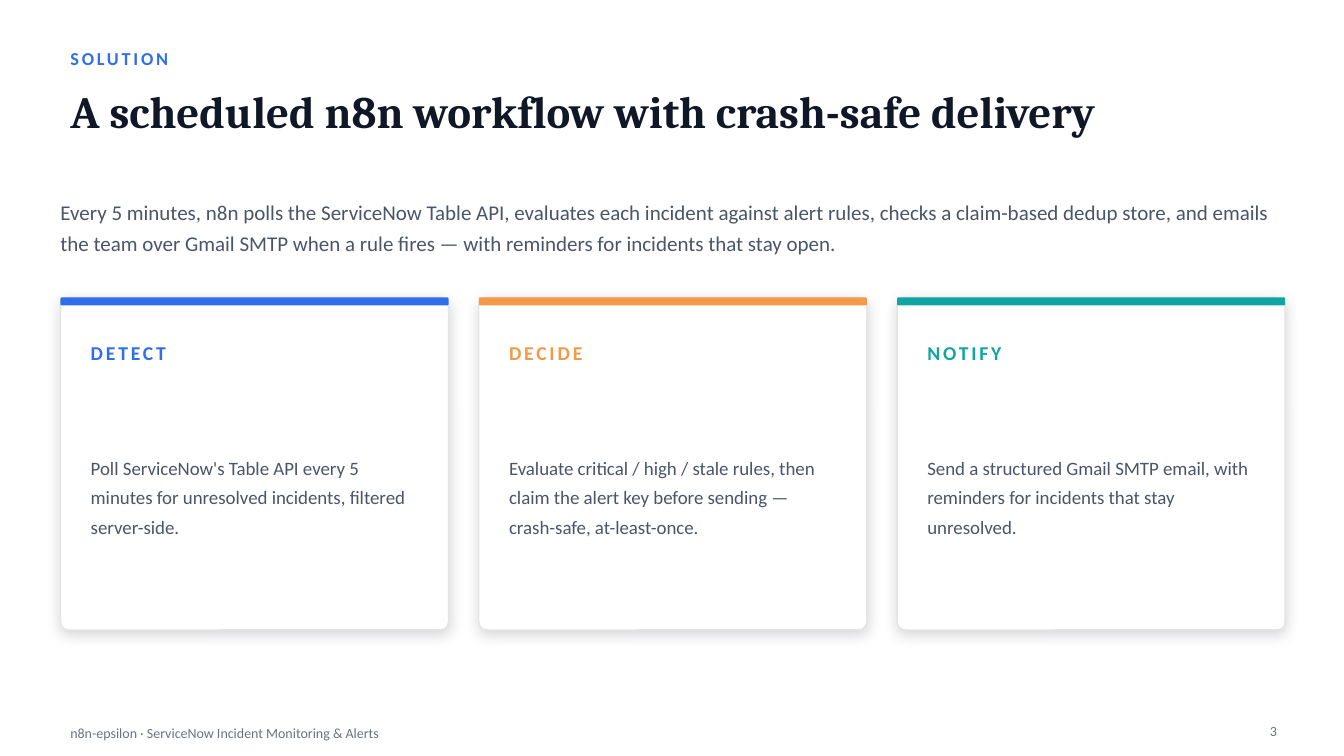
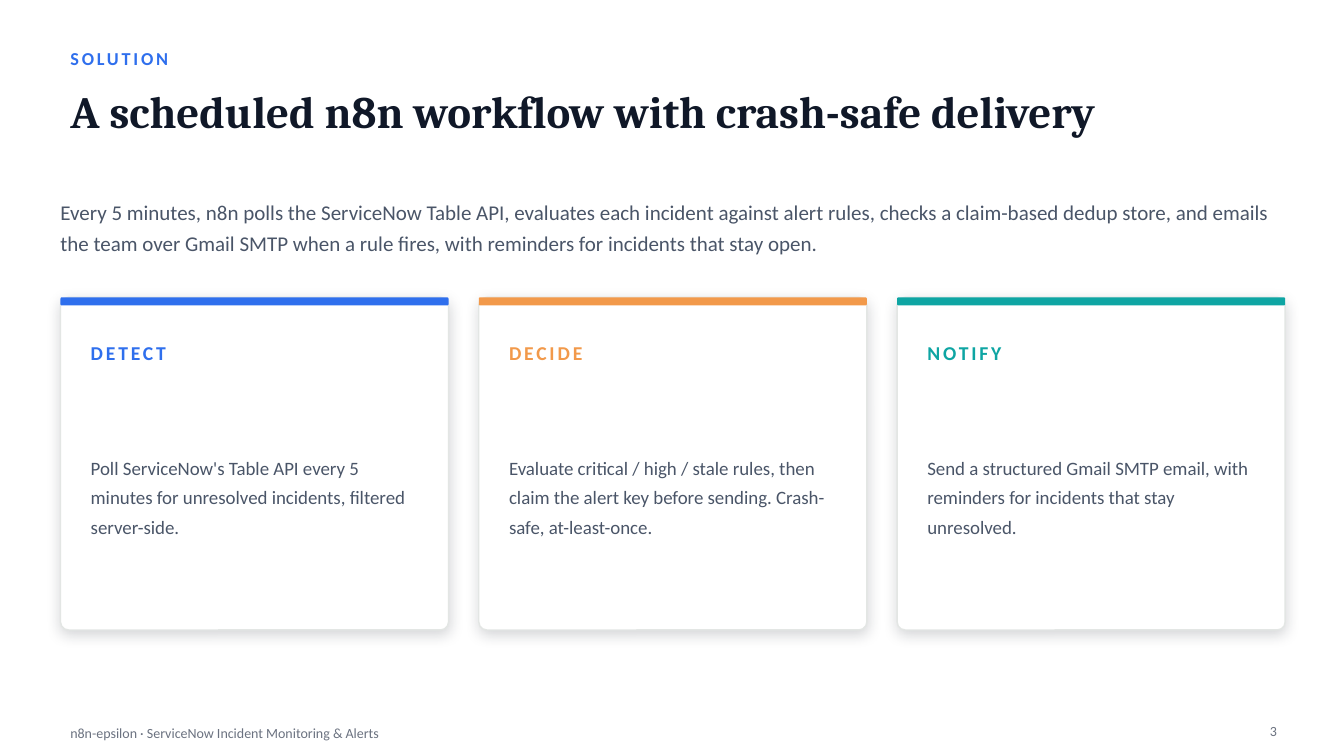
Before and after one commit to Chethan616/n8n-epsilon, a slide deck: slide 3 of n8n-epsilon-detailed.pptx. Drawn at 1344x756 pixels with LibreOffice and Linux fonts; fonts in the diff are those of the drawing. Boxes give left, top, right and bottom in pixels: in the first picture for what was removed or moved away, otherwise in the second. Text is boxed around its words. In the diff, an @@ line names an element or a change of style, - is before the commit and + after.

Commit message:
Revise deck: natural phrasing, README-accurate architecture diagram
- removed em dashes throughout, rewrote around them
- architecture slide now mirrors the README's Mermaid flowchart
  (Evaluate Rules / Already Notified? decision branches, Skip,
  dashed dedup lookup into the Alert State Store) instead of the
  earlier simplified linear box diagram
- removed per-person task attribution from the repo slide and
  dropped the status/next-steps slide until the new ServiceNow
  instance is live

```diff
--- a/n8n-epsilon-detailed.pptx
+++ b/n8n-epsilon-detailed.pptx
@@ text at (60, 205, 1268, 255): text changed @@
-Every 5 minutes, n8n polls the ServiceNow Table API, evaluates each incident against alert rules, checks a claim-based dedup store, and emails the team over Gmail SMTP when a rule fires — with reminders for incidents that stay open.
+Every 5 minutes, n8n polls the ServiceNow Table API, evaluates each incident against alert rules, checks a claim-based dedup store, and emails the team over Gmail SMTP when a rule fires, with reminders for incidents that stay open.
@@ text at (509, 462, 824, 536): text changed @@
-Evaluate critical / high / stale rules, then claim the alert key before sending — crash-safe, at-least-once.
+Evaluate critical / high / stale rules, then claim the alert key before sending. Crash-safe, at-least-once.
```
Also in this commit, not shown: 13 other slides changed, 1 slide added, 2 slides removed.
